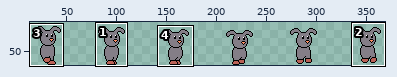
Sprite sheet: Assets/Animation/Player/NewSpritesheets/Rework_Bemmy_Main-Loop.png. The first picture is a wide view before the edit; the outline marks the close-up.
Close-up. Earlier state:
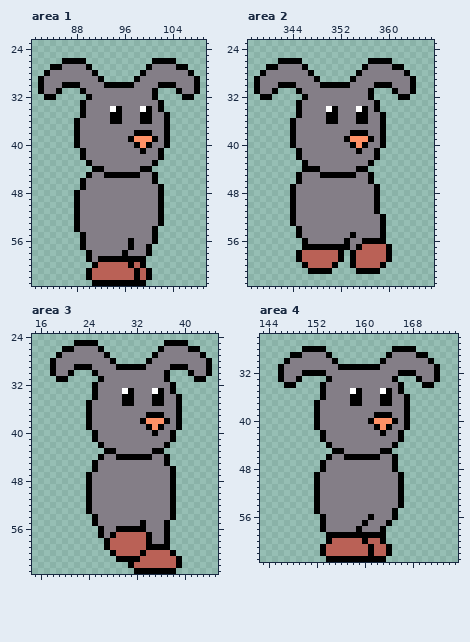
The file is 384x64 pixels. Shown: area 1: x 81..109, y 23..63; area 2: x 337..367, y 23..63; area 3: x 15..45, y 24..63; area 4: x 143..175, y 26..63. The wide view leaves out empty margins. The commit also changed other parts of the picture, which this record leaves out.
After:
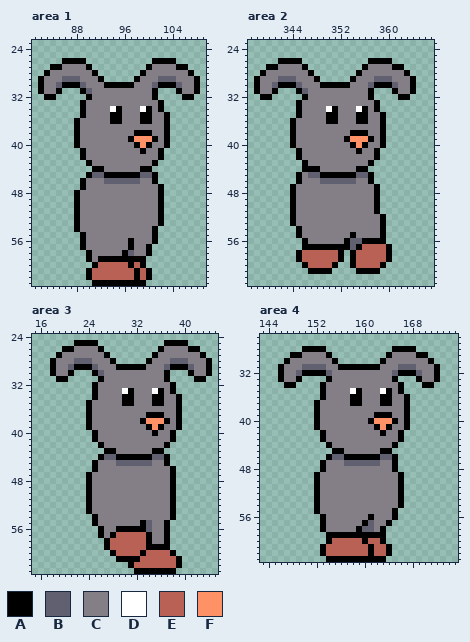
Palette (. is transparent): A #000000  B #606070  C #847e87  D #ffffff  E #ba6156  F #ff9166
The edit:
Area 1:
Colour B replaces colour C in row 29 at x 86 to 88 and 102 to 104; in row 30 at x 85, 89, 101 and 105; in row 31 at x 90; in row 45 at x 91 to 92 and 99 to 100; in row 46 at x 93 to 98; in row 58 at x 97.
Area 2:
Colour B replaces colour C in row 29 at x 342 to 344 and 358 to 360; in row 30 at x 341, 345, 357 and 361; in row 31 at x 346; in row 45 at x 347 to 348 and 355 to 356; in row 46 at x 349 to 354; in row 56 at x 354 to 355.
Colour B replaces colour C in row 57 at x 354.
Area 3:
Colour B replaces colour C in row 28 at x 22 to 24 and 38 to 40; in row 29 at x 21, 25, 37 and 41; in row 30 at x 26; in row 44 at x 27 to 28 and 35 to 36; in row 45 at x 29 to 34; in rows 55 to 56 at x 34.
Area 4:
Colour B replaces colour C in row 31 at x 150 to 153 and 166 to 168; in row 32 at x 149, 154, 165 and 169; in row 46 at x 155 to 156 and 163 to 164; in row 47 at x 157 to 162; in row 57 at x 161; in row 58 at x 160 to 161.
